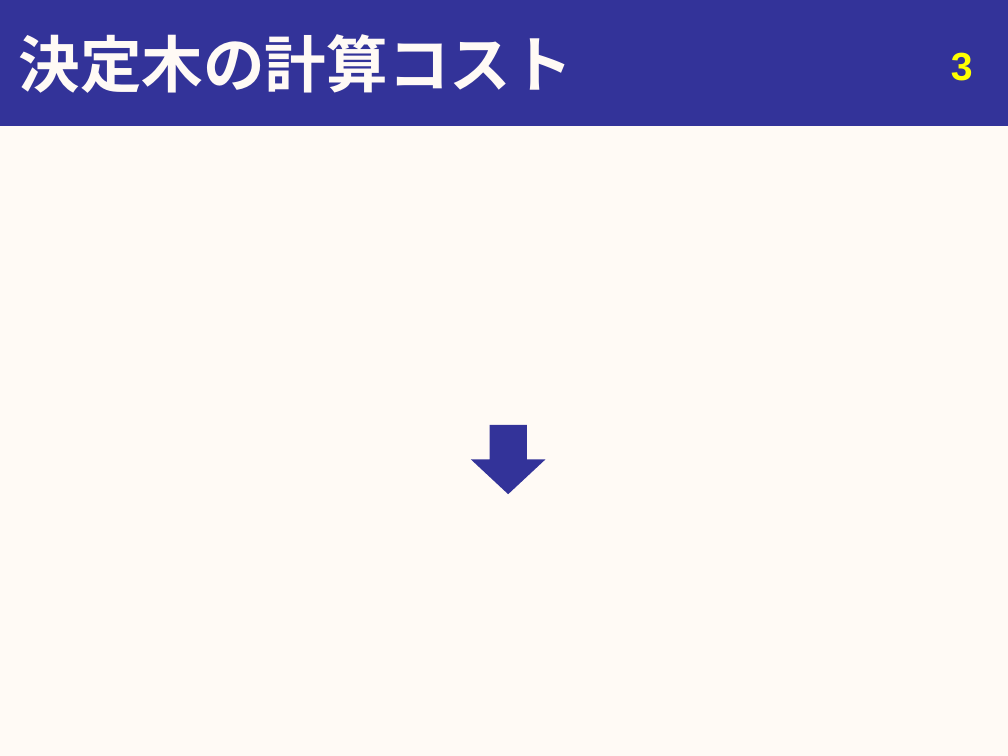
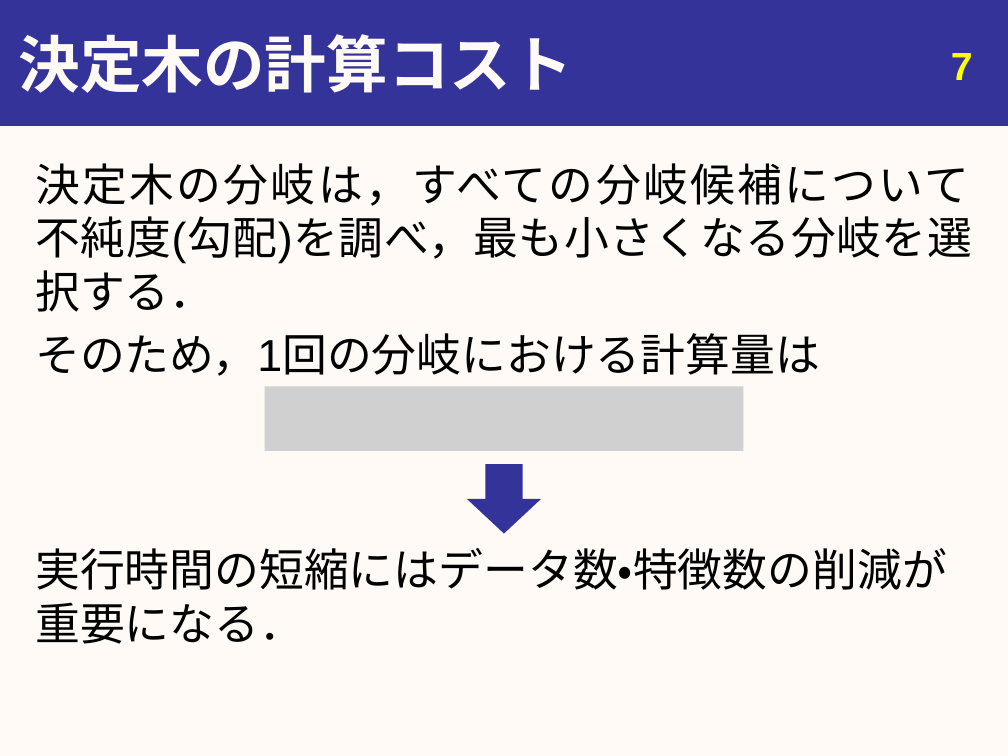
Before and after one commit to youle921/Slide-maintain, a slide deck: slide 7 of slide_0904/20190904_urita_eng.pptx (slide 3 before the commit). Drawn at 1008x756 pixels with LibreOffice and Linux fonts; fonts in the diff are those of the drawing; grey boxes stand for pictures. Boxes give left, top, right and bottom in pixels: in the first picture for what was removed or moved away, otherwise in the second. Text is boxed around its words. In the diff, an @@ line names an element or a change of style, - is before the commit and + after.

```diff
--- a/slide_0904/20190904_urita_eng.pptx
+++ b/slide_0904/20190904_urita_eng.pptx
@@ page number at [951,53,973,80]: text changed @@
-3
+7
@@ text added at [35,163,972,644], 32 pt, text #000000 @@
+決定木の分岐は，すべての分岐候補について
+不純度(勾配)を調べ，最も小さくなる分岐を選択する．
+そのため，1回の分岐における計算量は
+実行時間の短縮にはデータ数・特徴数の削減が重要になる．
@@ picture added at [264,386,743,451] @@
@@ down arrow: place and size @@
-down arrow at [471,424,545,494]
+down arrow at [467,464,541,533]
```
Also in this commit, not shown: 4 other slides changed, 26 slides added, 1 slide removed, 1 other file.
